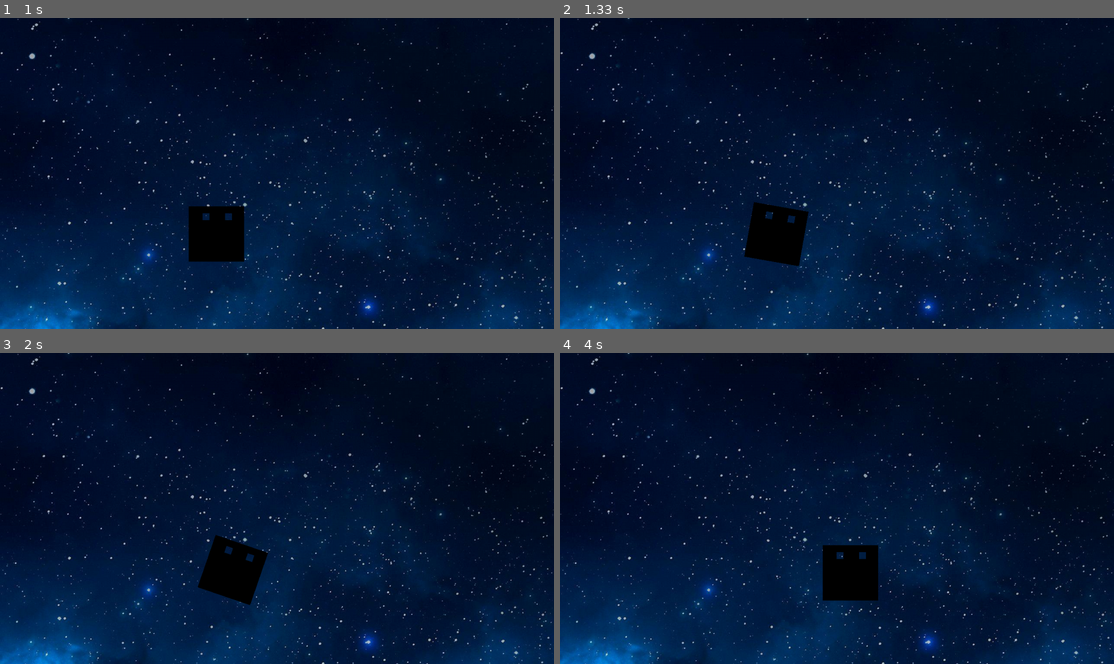
Above: before the commit, frames 1-4 (two rows, left to right).
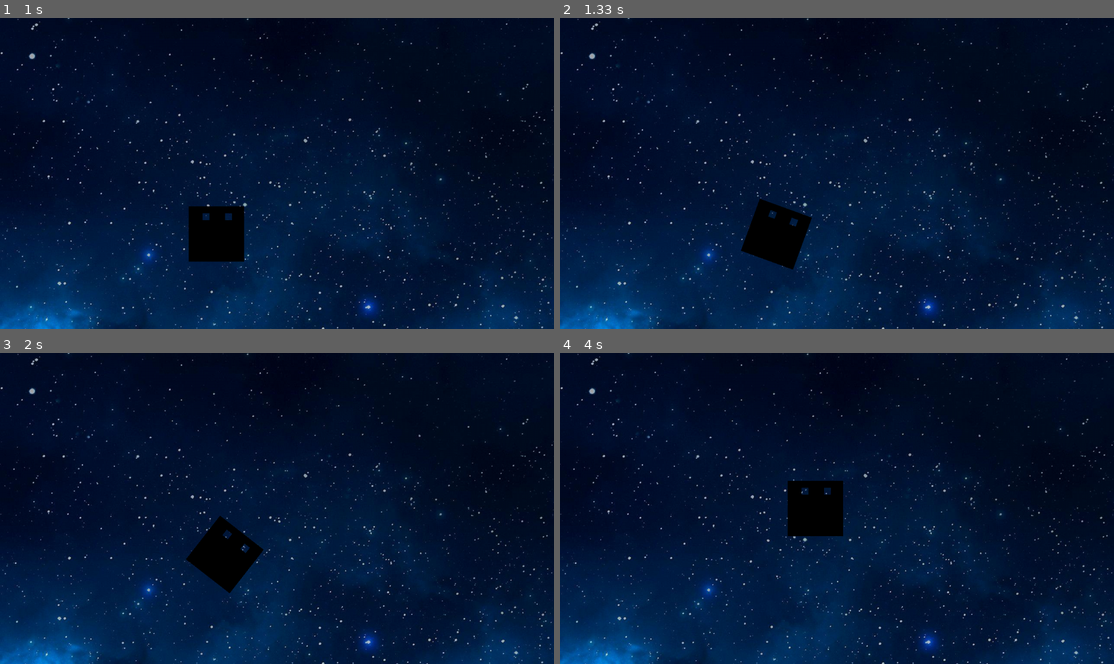
Above: after the commit, the same moments.

Repository: williamjamesj/pygame-project-williamjamesj
Game: pygame game, started from main.py
Two runs of this game, one before a commit and one after it. Both use one fixed random seed, a clock stepped at 60 frames per second and the inputs below.
Inputs (mouse positions are in pixels of both pictures, inside the frame that each line leads up to):
- Up to frame 1 (1 s): click (277, 142) at 0.38 s; click (232, 129) at 0.72 s
- Up to frame 2 (1.33 s): hold Right from 1 s (still down); move the mouse to (1014, 164) at 1.03 s
- Up to frame 3 (2 s): release Right at 1.47 s; hold Up 1.5-1.8 s; hold Right from 1.83 s (still down)
- Up to frame 4 (4 s): release Right at 2.3 s; hold Left 2.33-2.87 s; hold Down 2.9-3.2 s; hold Left 3.23-3.63 s; hold Up from 3.67 s (still down)

Frame 1 is identical in both runs. In frame 2, 0.3% of the frame differs, in the area x 32-46%, y 58-81%; in frame 3, 1.4%; in frame 4, 3.5%, in the area x 41-58%, y 41-80%.

Commit message:
it works, i'm not sure what i was trying to do but it works now after three hours

Diff:
--- a/gameplay.py
+++ b/gameplay.py
@@ -15,5 +15,4 @@
 def updatePlayer(keys):
     globals.screen.blit(globals.backgroundpicture, (0,0))
     globals.playerspaceship.update(keys[pygame.K_UP]==1,keys[pygame.K_DOWN]==1,keys[pygame.K_LEFT]==1,keys[pygame.K_RIGHT]==1)
-    print(globals.playerspaceship.rect.x)
     return
--- a/spaceship.py
+++ b/spaceship.py
@@ -2,6 +2,10 @@
 from pygame.locals import *
 import globalvariables as globals
 import math
+def findxy(direction):
+        x = math.sin(math.radians(direction))
+        y = math.cos(math.radians(direction))
+        return [x,y]
 class Spaceship(pygame.sprite.Sprite):
     def __init__(self,coords,appearance,maxspeed, acceleration, direction):
         super().__init__() # Very important
@@ -11,25 +15,28 @@
         self.acceleration = acceleration
         self.direction = direction
         self.speed = 0
-        self.image = pygame.transform.rotate(self.originalimage,direction*-1)
+        self.image = pygame.transform.rotate(self.originalimage,direction)
         self.rect = self.image.get_rect(center=coords)
         self.x = coords[0]
         self.y = coords[1]
         return
     def update(self,doThrust,doSlow,left,right):
         if doThrust:
+            self.speed -= self.acceleration
+        if doSlow:
             self.speed += self.acceleration
-        if doSlow:
-            self.speed -= self.acceleration
         if left:
-            self.direction -= self.acceleration
+            self.direction += 1
         if right:
-            self.direction += self.acceleration
+            self.direction -= 1
         if self.speed > self.maxspeed:
             self.speed = self.maxspeed
-        self.x+=math.cos(math.radians(self.direction))*self.speed
-        self.y+=math.sin(math.radians(self.direction))*self.speed
-        self.image = pygame.transform.rotate(self.originalimage,self.direction*-5)
+        print(self.direction)
+        xy = findxy(self.direction)
+        self.x += xy[0]*self.speed
+        print (self.x)
+        self.y += xy[1]*self.speed
+        self.image = pygame.transform.rotate(self.originalimage,self.direction)
         self.rect = self.image.get_rect(center=(math.floor(self.x),math.floor(self.y)))
         return
     def draw(self):
